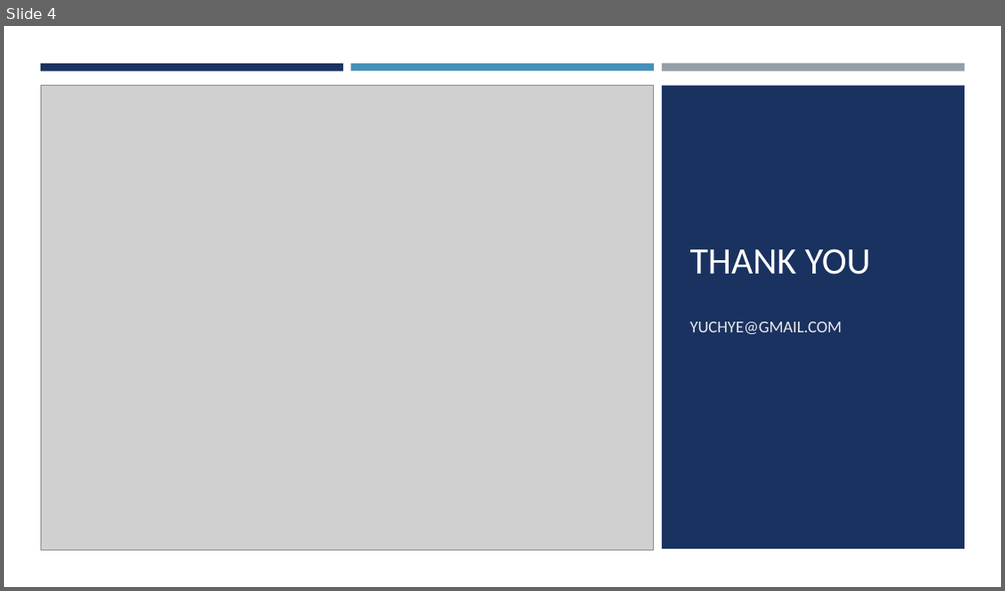
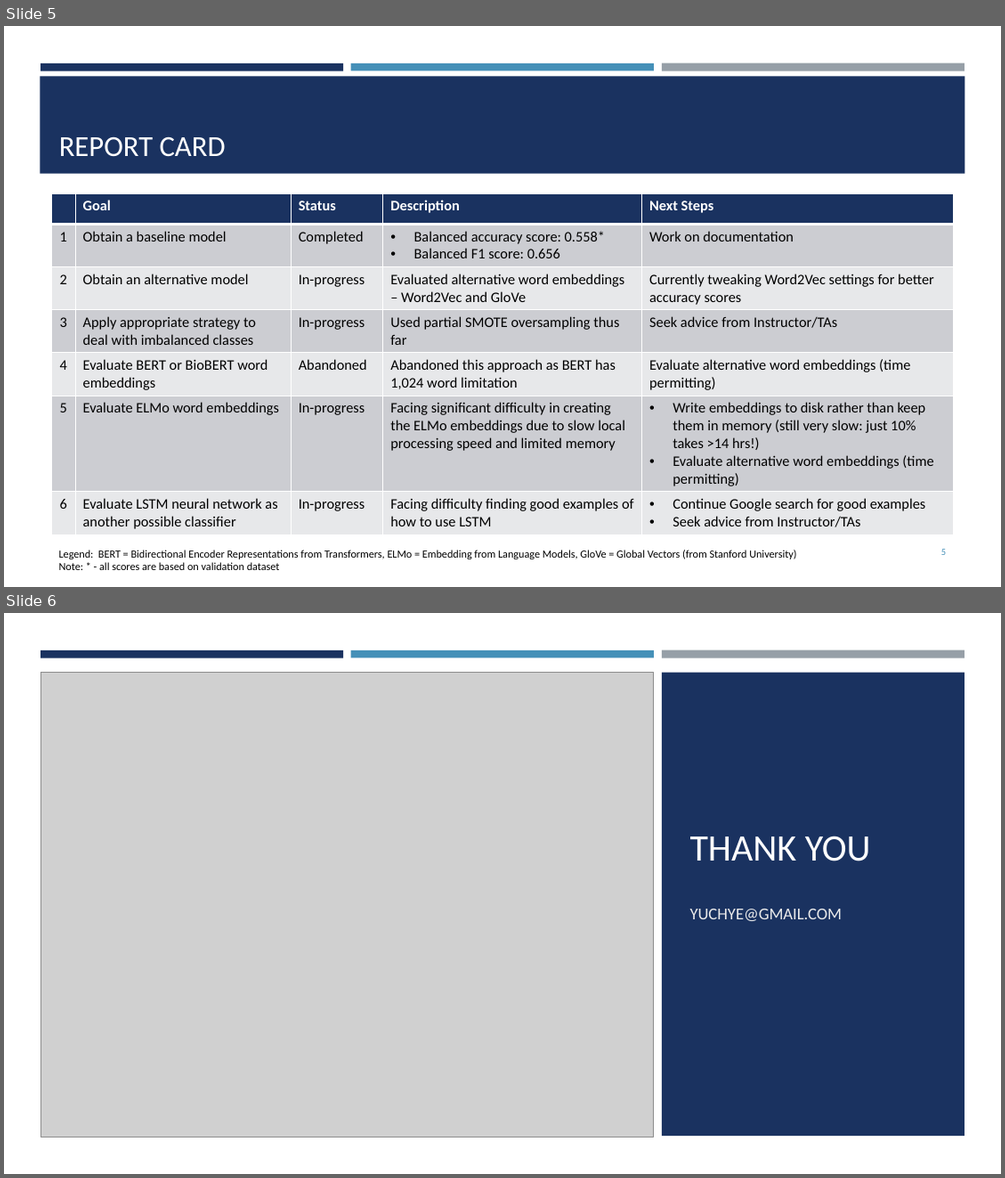
Before and after one commit to yuchye/Capstone, a slide deck: Capstone_Presentation.pptx. Shown one above the other, each under a label of ours: slide 4 before the commit, slides 5 and 6 after it. The pictures are 1005x591 and 1005x1178 pixels, drawn with LibreOffice and Linux fonts; fonts in the diff are those of the drawing; grey boxes stand for pictures. Boxes give left, top, right and bottom in pixels: in the first picture for what was removed or moved away, otherwise in the second. Text is boxed around its words. In the diff, an @@ line names an element or a change of style, - is before the commit and + after.

```diff
--- a/Capstone_Presentation.pptx
+++ b/Capstone_Presentation.pptx
@@ slide 5 added at box(4, 26, 1001, 587), background #FFFFFF @@
@@ rectangle added at box(40, 76, 965, 174), fill #1A3260 @@
@@ rectangle added at box(40, 63, 343, 70), fill #1A3260 @@
@@ rectangle added at box(351, 63, 654, 70), fill #4590B8 @@
@@ rectangle added at box(662, 63, 964, 71), fill #969FA7 @@
@@ title added at box(59, 137, 226, 157), 28 pt, text #FFFFFF @@
+REPORT CARD
@@ table added at box(52, 193, 953, 532), 7 rows, 5 columns @@
+ | Goal | Status | Description | Next Steps
+1 | Obtain a baseline model | Completed | Balanced accuracy score: 0.558* / Balanced F1 score: 0.656 | Work on documentation
+2 | Obtain an alternative model | In-progress | Evaluated alternative word embeddings – Word2Vec and GloVe | Currently tweaking Word2Vec settings for better accuracy scores
+3 | Apply appropriate strategy to deal with imbalanced classes | In-progress | Used partial SMOTE oversampling thus far | Seek advice from Instructor/TAs
+4 | Evaluate BERT or BioBERT word embeddings | Abandoned | Abandoned this approach as BERT has 1,024 word limitation | Evaluate alternative word embeddings (time permitting)
+5 | Evaluate ELMo word embeddings | In-progress | Facing significant difficulty in creating the ELMo embeddings due to slow local processing speed and limited memory | Write embeddings to disk rather than keep them in memory (still very slow: just 10% takes >14 hrs!) / Evaluate alternative word embeddings (time permitting)
+6 | Evaluate LSTM neural network as another possible classifier | In-progress | Facing difficulty finding good examples of how to use LSTM | Continue Google search for good examples / Seek advice from Instructor/TAs
@@ text added at box(59, 549, 796, 570), 10.5 pt, text #000000 @@
+Legend: BERT = Bidirectional Encoder Representations from Transformers, ELMo = Embedding from Language Models, GloVe = Global Vectors (from Stanford University)
+Note: * - all scores are based on validation dataset
@@ page number added at box(941, 548, 946, 555), 9 pt, text #4590B8 @@
+5
@@ what was slide 4 is now slide 6 @@
```
Also in this commit, not shown: 1 slide changed, 2 other slides added, 4 slides removed, 14 other files.
